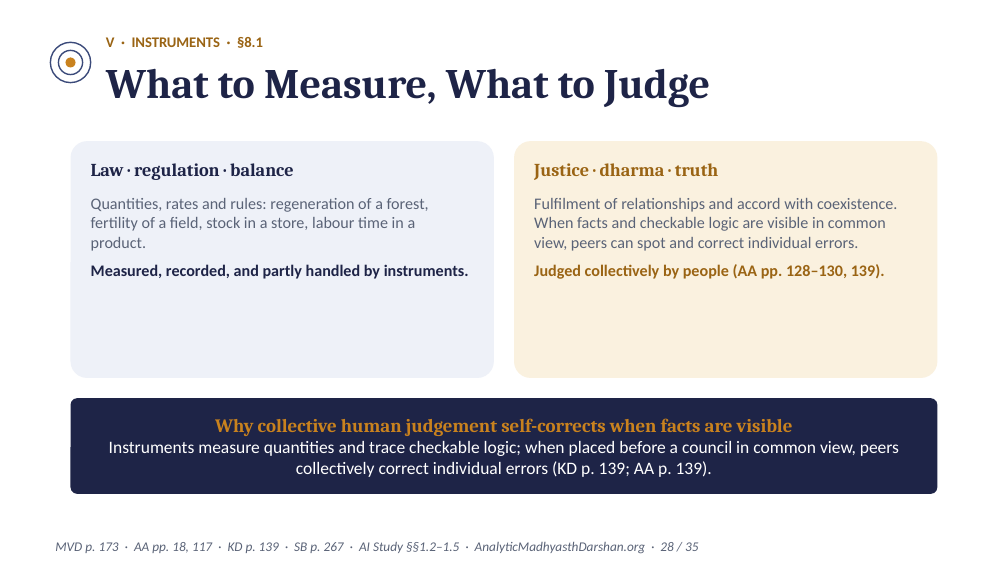
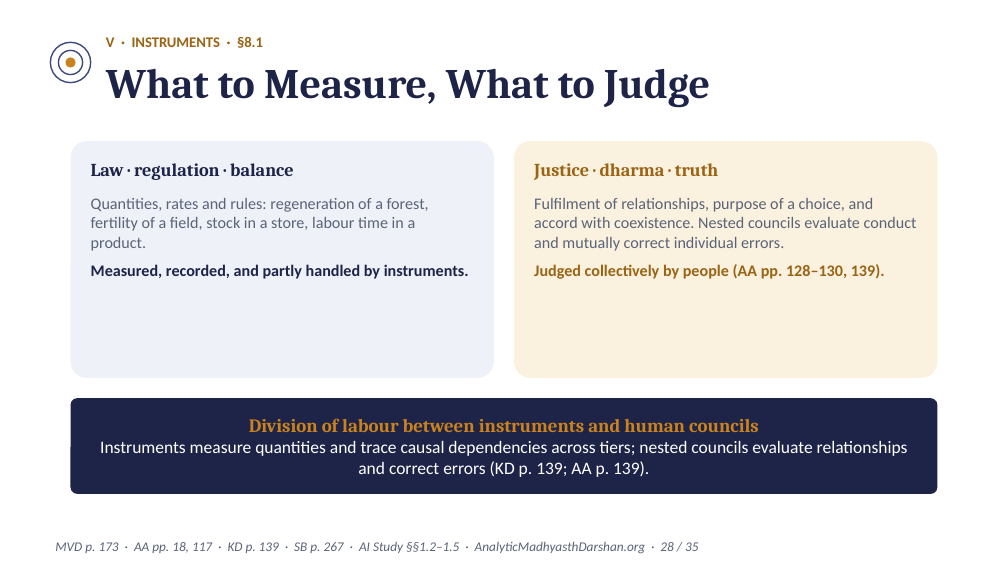
Before and after one commit to raghavamohan/AnalyticMadhyasthDarshan, a slide deck: slide 28 of Studies/Prosperity-Economics-And-Right-Use/Prosperity-Economics-And-Right-Use-Madhyasth-Darshan.pptx. Drawn at 1008x567 pixels with LibreOffice and Linux fonts; fonts in the diff are those of the drawing. Boxes give left, top, right and bottom in pixels: in the first picture for what was removed or moved away, otherwise in the second. Text is boxed around its words. In the diff, an @@ line names an element or a change of style, - is before the commit and + after.

```diff
--- a/Studies/Prosperity-Economics-And-Right-Use/Prosperity-Economics-And-Right-Use-Madhyasth-Darshan.pptx
+++ b/Studies/Prosperity-Economics-And-Right-Use/Prosperity-Economics-And-Right-Use-Madhyasth-Darshan.pptx
@@ text at bbox=[534, 198, 917, 251]: text changed @@
-Fulfilment of relationships and accord with coexistence. When facts and checkable logic are visible in common view, peers can spot and correct individual errors.
+Fulfilment of relationships, purpose of a choice, and accord with coexistence. Nested councils evaluate conduct and mutually correct individual errors.
@@ text at bbox=[100, 418, 908, 477]: text changed @@
-Why collective human judgement self-corrects when facts are visible
-Instruments measure quantities and trace checkable logic; when placed before a council in common view, peers collectively correct individual errors (KD p. 139; AA p. 139).
+Division of labour between instruments and human councils
+Instruments measure quantities and trace causal dependencies across tiers; nested councils evaluate relationships and correct errors (KD p. 139; AA p. 139).
```
Also in this commit, not shown: 15 other slides changed, 15 other files.
